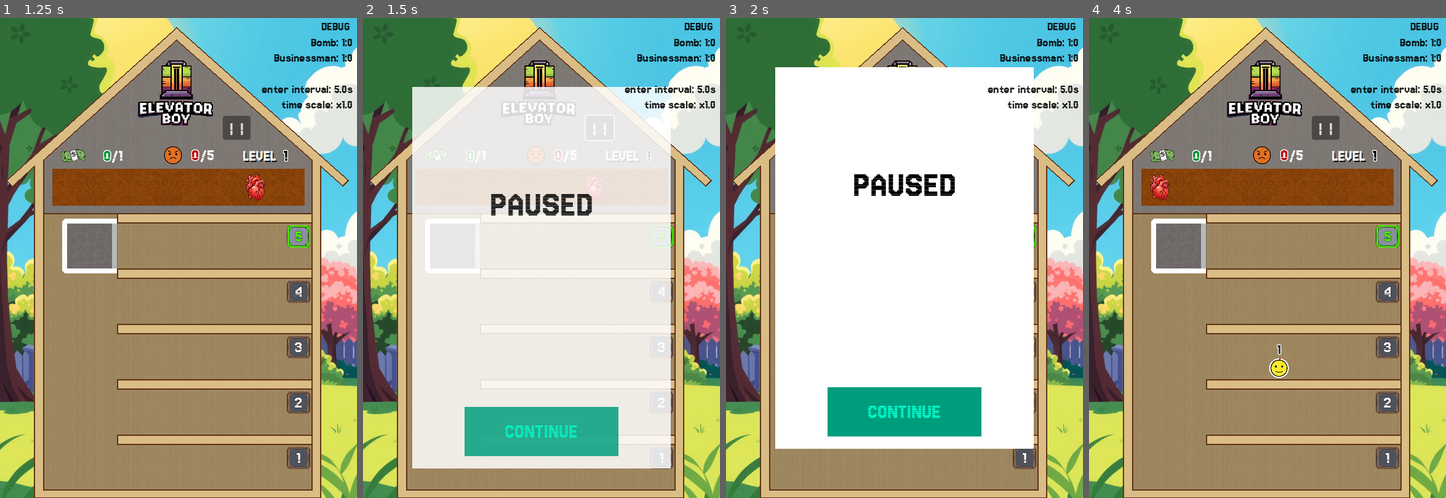
Above: before the commit, frames 1-4 (left to right).
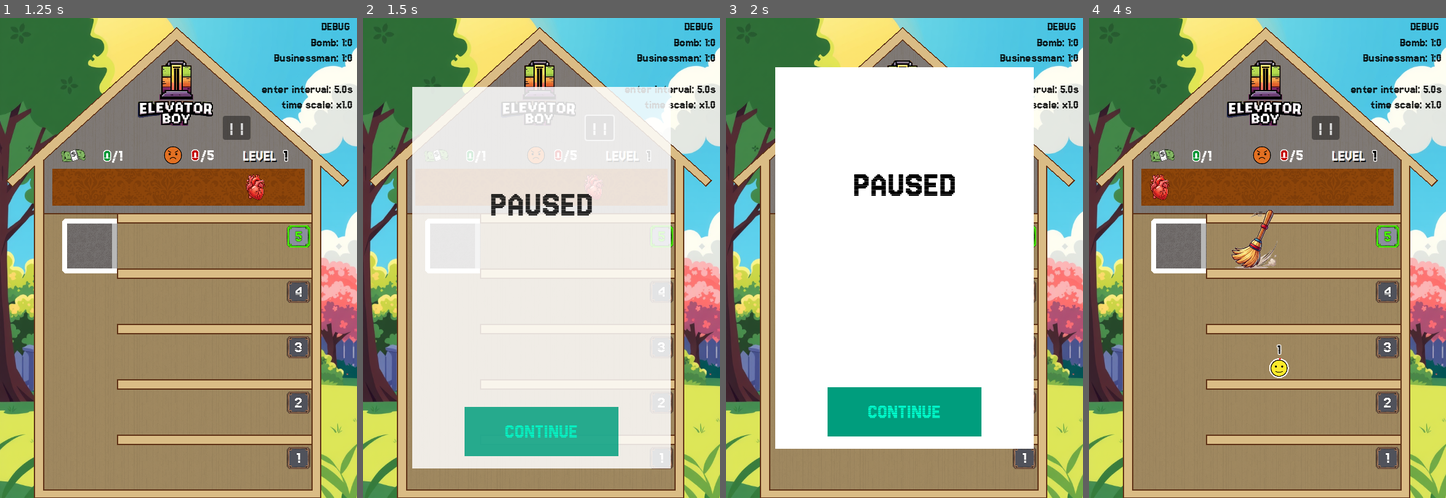
Above: after the commit, the same moments.

Repository: gilad905/elevator-boy
Game: Godot game, scene res://scenes/main.tscn
Two runs of this game, one before a commit and one after it. Both use one fixed random seed, a clock stepped at 60 frames per second and the inputs below.
Inputs (mouse positions are in pixels of both pictures, inside the frame that each line leads up to):
- Up to frame 1 (1.25 s): click "NEW GAME" at 0.5 s
- Up to frame 2 (1.5 s): click "| |" at 1.25 s
- Up to frame 3 (2 s): no input
- Up to frame 4 (4 s): click "CONTINUE" at 2 s; hold Up (elevator_move_up) 2.78-3.5 s; tap Space (door_toggle) at 2.85 s; click (1235, 186) at 3.5 s

Frame 1 is identical in both runs. In frame 2, 0.2% of the frame differs, in the area x 73-87%, y 14-19%; in frame 3, 0.2%; in frame 4, 0.6%, in the area x 39-53%, y 40-53%.

Commit message:
broom animation

Diff:
--- /dev/null
+++ b/assets/animations/broom_sweep.tres
@@ -0,0 +1,51 @@
+[gd_resource type="SpriteFrames" load_steps=6 format=3 uid="uid://bbvtfxs18w5lp"]
+
+[ext_resource type="Texture2D" uid="uid://ca2ep48303deh" path="res://assets/images/items/broom_anim.png" id="1_k3pnr"]
+
+[sub_resource type="AtlasTexture" id="AtlasTexture_fat2f"]
+atlas = ExtResource("1_k3pnr")
+region = Rect2(0, 0, 189, 251)
+
+[sub_resource type="AtlasTexture" id="AtlasTexture_tfqyq"]
+atlas = ExtResource("1_k3pnr")
+region = Rect2(189, 251, 189, 251)
+
+[sub_resource type="AtlasTexture" id="AtlasTexture_u6xce"]
+atlas = ExtResource("1_k3pnr")
+region = Rect2(189, 0, 189, 251)
+
+[sub_resource type="AtlasTexture" id="AtlasTexture_27fjs"]
+atlas = ExtResource("1_k3pnr")
+region = Rect2(0, 251, 189, 251)
+
+[resource]
+animations = [{
+"frames": [{
+"duration": 1.0,
+"texture": SubResource("AtlasTexture_fat2f")
+}, {
+"duration": 1.0,
+"texture": SubResource("AtlasTexture_tfqyq")
+}, {
+"duration": 1.0,
+"texture": SubResource("AtlasTexture_u6xce")
+}, {
+"duration": 1.0,
+"texture": SubResource("AtlasTexture_27fjs")
+}, {
+"duration": 1.0,
+"texture": SubResource("AtlasTexture_fat2f")
+}, {
+"duration": 1.0,
+"texture": SubResource("AtlasTexture_tfqyq")
+}, {
+"duration": 1.0,
+"texture": SubResource("AtlasTexture_u6xce")
+}, {
+"duration": 1.0,
+"texture": SubResource("AtlasTexture_27fjs")
+}],
+"loop": false,
+"name": &"default",
+"speed": 5.0
+}]
--- a/scenes/main.tscn
+++ b/scenes/main.tscn
@@ -287,9 +287,6 @@
 
 [node name="Floor_5" parent="Floors" instance=ExtResource("1_ec1if")]
 
-[node name="Modal" parent="." instance=ExtResource("23_modal")]
-visible = false
-
 [node name="Debug" type="VBoxContainer" parent="."]
 offset_left = 354.0
 offset_top = 3.0
@@ -305,6 +302,11 @@
 
 [node name="Dynamic" parent="Debug" instance=ExtResource("14_p4ui5")]
 layout_mode = 2
+
+[node name="Foreground" type="Node2D" parent="."]
+
+[node name="Modal" parent="Foreground" instance=ExtResource("23_modal")]
+visible = false
 
 [node name="Timers" type="Node" parent="."]
 
--- a/scripts/globals/nodes.gd
+++ b/scripts/globals/nodes.gd
@@ -4,8 +4,9 @@
 static var Floors: Node2D
 static var Elevator: Node2D
 static var Closet: Control
+static var Foreground: Node2D
 
 func _enter_tree() -> void:
 	var path = "/root/Main/%s"
-	for key in ["HUD", "Floors", "Elevator", "Closet"]:
+	for key in ["HUD", "Floors", "Elevator", "Closet", "Foreground"]:
 		self[key] = get_node(path % key)
--- a/scripts/item/item_broom.gd
+++ b/scripts/item/item_broom.gd
@@ -1,20 +1,44 @@
 extends Item
+
+const SWEEP_FRAMES = preload("res://assets/animations/broom_sweep.tres")
 
 func _on_pressed() -> void:
 	# needs to call activate() for super.activate()
 	activate()
 
 func activate() -> void:
+	_show_animation()
+
+	var rooms = _get_affected_rooms()
+	for room: Room in rooms:
+		for npc: Npc in room.get_node("NPCs").get_children():
+			_sweep_npc(npc)
+
+	super ()
+
+func _show_animation() -> void:
+	var anim = AnimatedSprite2D.new()
+	anim.position.x = Nodes.Elevator.global_position.x + 150
+	anim.position.y = Nodes.Elevator.global_position.y + 30
+	anim.sprite_frames = SWEEP_FRAMES
+	Nodes.Foreground.add_child(anim)
+	anim.scale = Vector2(.4, .4)
+	var tween = anim.create_tween()
+	var duration = anim.sprite_frames.get_frame_count("default") / anim.sprite_frames.get_animation_speed("default")
+	tween.tween_property(anim, "position:x", 50, duration).as_relative()
+	anim.animation_finished.connect(anim.queue_free, CONNECT_ONE_SHOT)
+	anim.play()
+
+func _sweep_npc(npc: Npc) -> void:
+	npc.remove(Npc.RemovalType.Fall)
+	if npc is Person:
+		npc.get_node("Face").play("shock")
+
+
+func _get_affected_rooms() -> Array:
 	var rooms = [Nodes.Elevator]
 	var floor_num = Nodes.Elevator.current_floor_num
 	if floor_num != Nodes.Elevator.MOVING:
 		var _floor = Nodes.Floors.get_floor(floor_num)
 		rooms.append(_floor)
-
-	for room: Room in rooms:
-		for npc: Npc in room.get_node("NPCs").get_children():
-			npc.remove(Npc.RemovalType.Fall)
-			if npc is Person:
-				npc.get_node("Face").play("shock")
-
-	super()
+	return rooms
--- a/scripts/main.gd
+++ b/scripts/main.gd
@@ -3,16 +3,23 @@
 var span_duration: float
 var start_enter_interval: float
 var current_span: int = 1
+var modal: MarginContainer
 
 func _ready() -> void:
-	# if not Settings.is_dev:
-	var choice = await $Modal.show_menu(Settings.modal_meta.welcome)
+	modal = $Foreground/Modal
+	var choice = await modal.show_menu(Settings.modal_meta.welcome)
 	if choice == "new_game":
 		State.reset()
+	# if Settings.is_dev:
+		# State.reset()
+	# else:
+		# var choice = await modal.show_menu(Settings.modal_meta.welcome)
+		# if choice == "new_game":
+		# 	State.reset()
 	init_level()
 	$Debug.load_labels()
 	if not Settings.is_dev:
-		await $Modal.show_modal("LEVEL %d - GET READY" % State.current_level)
+		await modal.show_modal("LEVEL %d - GET READY" % State.current_level)
 	await get_tree().create_timer(1, false).timeout
 	start_level()
 
@@ -90,13 +97,13 @@
 	else:
 		prompt = Settings.modal_meta.used_life
 		$Closet.remove_item(life)
-	await $Modal.show_modal(prompt)
+	await modal.show_modal(prompt)
 
 func _on_money_reached() -> void:
 	State.current_level += 1
 	get_tree().reload_current_scene()
 
 func pause() -> void:
-	if $Modal.visible:
+	if modal.visible:
 		return
-	await $Modal.show_modal(Settings.modal_meta.paused)
+	await modal.show_modal(Settings.modal_meta.paused)
Binary file added: assets/images/items/broom_anim.png
